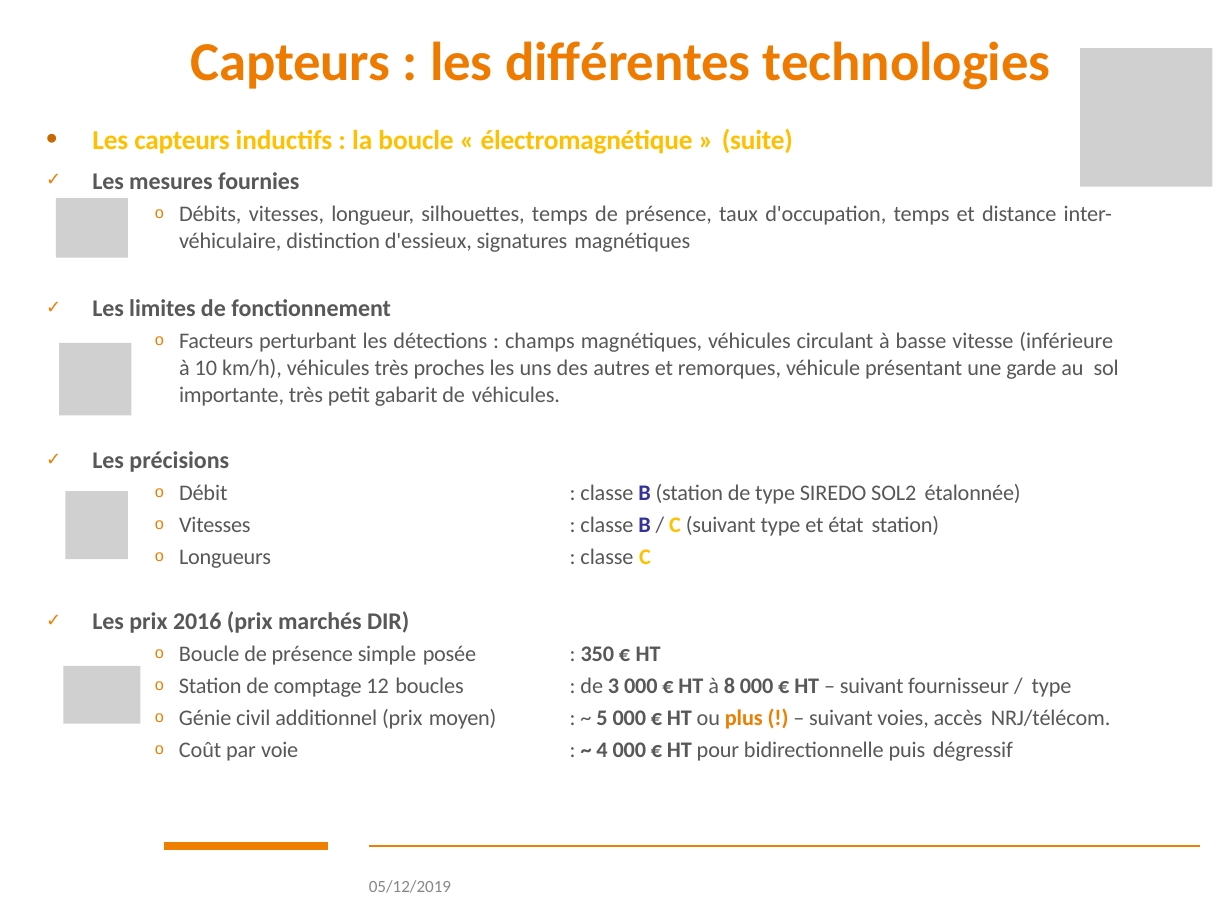
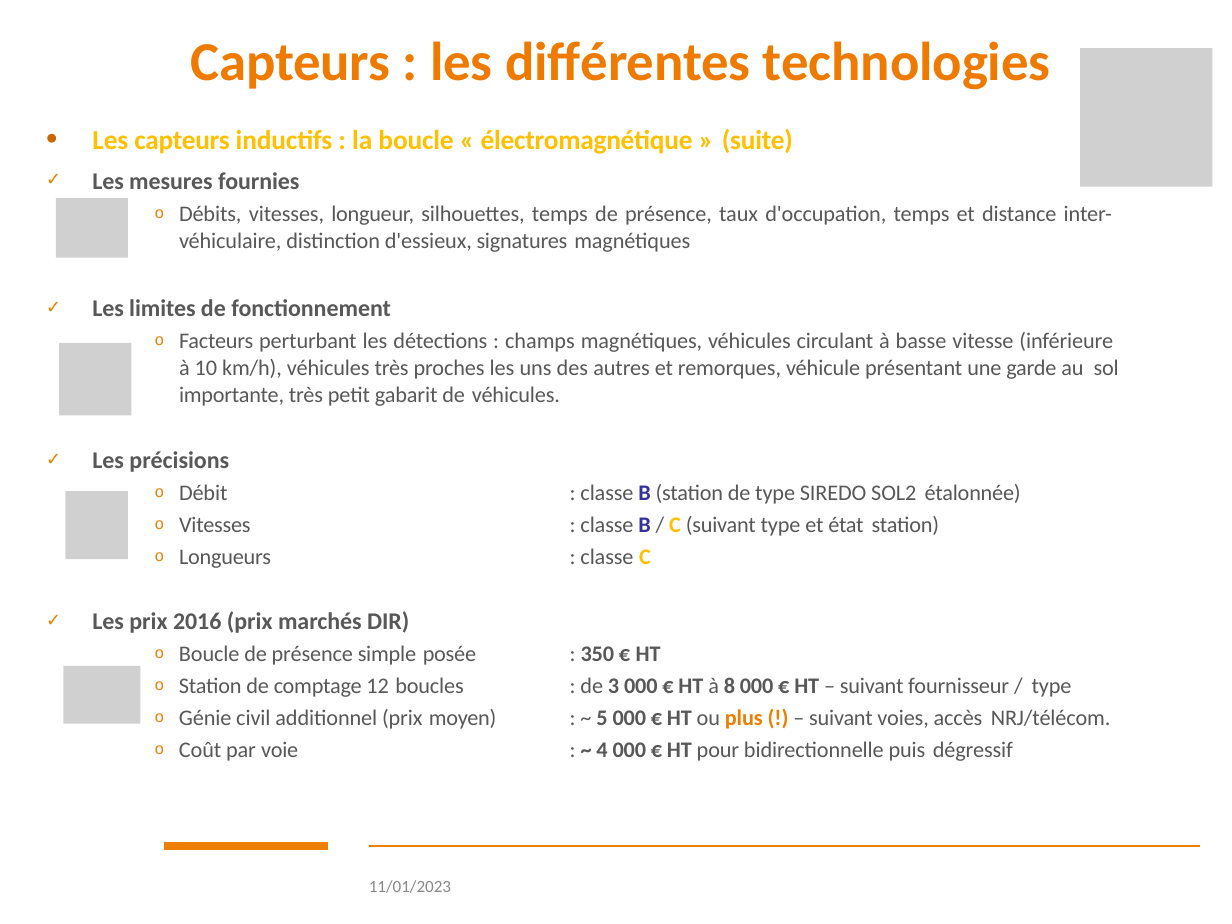
Before and after one commit to luks42/TP_A20_A89, a slide deck: slide 16 of 3_Recueil_donnees.pptx. Drawn at 1232x924 pixels with LibreOffice and Linux fonts; fonts in the diff are those of the drawing; grey boxes stand for pictures; background and template pictures are left out. Boxes give left, top, right and bottom in pixels: in the first picture for what was removed or moved away, otherwise in the second. Text is boxed around its words. In the diff, an @@ line names an element or a change of style, - is before the commit and + after.

```diff
--- a/3_Recueil_donnees.pptx
+++ b/3_Recueil_donnees.pptx
@@ text at bbox=[369, 880, 451, 893]: text changed @@
-05/12/2019
+11/01/2023
```
Also in this commit, not shown: 64 other slides changed, 2 slides removed, 1 other file.
